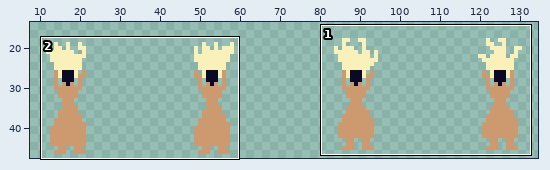
Two states of a sprite sheet, src/art/lady_falling.png. The first picture is a wide view before the edit; the outline marks the close-up.
Close-up. As it was:
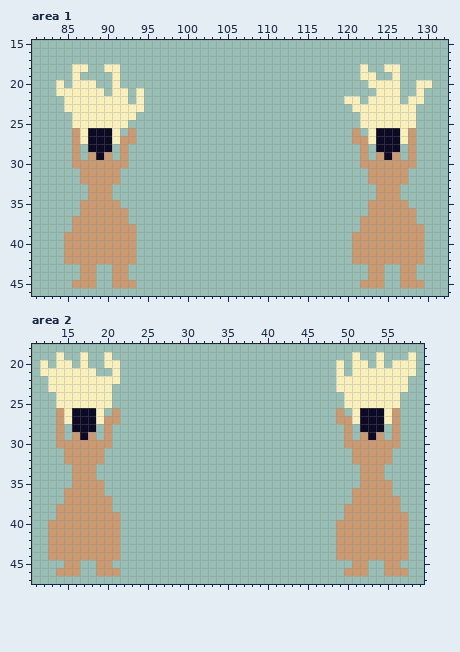
The file is 144x48 pixels. Shown: area 1: x 81..132, y 15..46; area 2: x 11..59, y 18..47. The wide view leaves out empty margins.
Now the later version:
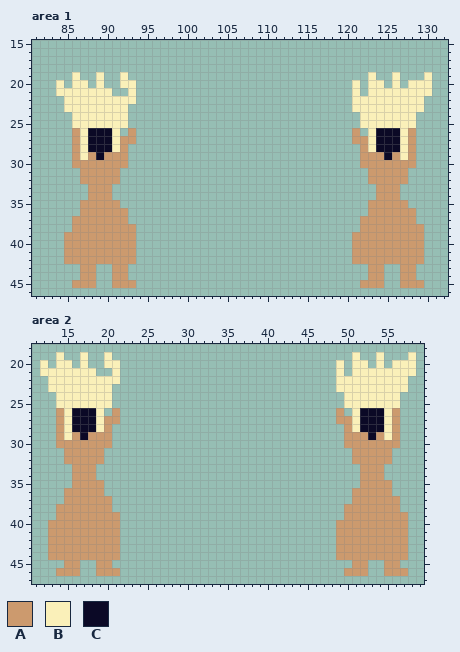
Palette (. is transparent): A #cc9a6e  B #faf0b9  C #0b0926
Changes in this commit:
--- area 1
@@ x 81..132 @@
 17 ....................................................
-18 .....BB..BB..............................B..BB......
-19 .....B....B..............................BB..B......
-20 ...B.BBB..B...............................BBBB..BB..
-21 ...BBBBBB.BB.B.............................BBB..B...
-22 ....BBBBBBBB.B.........................BB.BBBB.BB...
-23 ....BBBBBBBBBB..........................BBBBBBBB....
-24 .....BBBBBBBB............................BBBBBBB....
+18 ....................................................
+19 .....B..B..B..............................B..B...B..
+20 ...B.BB.B..BB...........................B.BB.B.BBB..
+21 ...BBBBBBB..B...........................B.BBBBBBBB..
+22 ....BBBBBBBBB...........................BBBBBBBBB...
+23 ....BBBBBBBB............................BBBBBBBBB...
+24 .....BBBBBBB.............................BBBBBBB....
 25 .....BBBBBBB.............................BBBBBBB....
@@ x 81..132 @@
 27 .....ABCCCBAA...........................AABCCCBA....
-28 .....A.CCC.A.............................A.CCC.A....
-29 .....A.ACA.A.............................A.ACA.A....
+28 .....ABCCCBA.............................ABCCCBA....
+29 .....ABACAAA.............................AAACABA....
 30 .....AAAAAAA.............................AAAAAAA....
--- area 2
@@ x 11..59 @@
 27 ...ABCCCBAA...........................AABCCCBA...
-28 ...A.CCC.A.............................A.CCC.A...
-29 ...A.ACA.A.............................A.ACA.A...
+28 ...ABCCCBA.............................ABCCCBA...
+29 ...ABACAAA.............................AAACABA...
 30 ...AAAAAAA.............................AAAAAAA...
